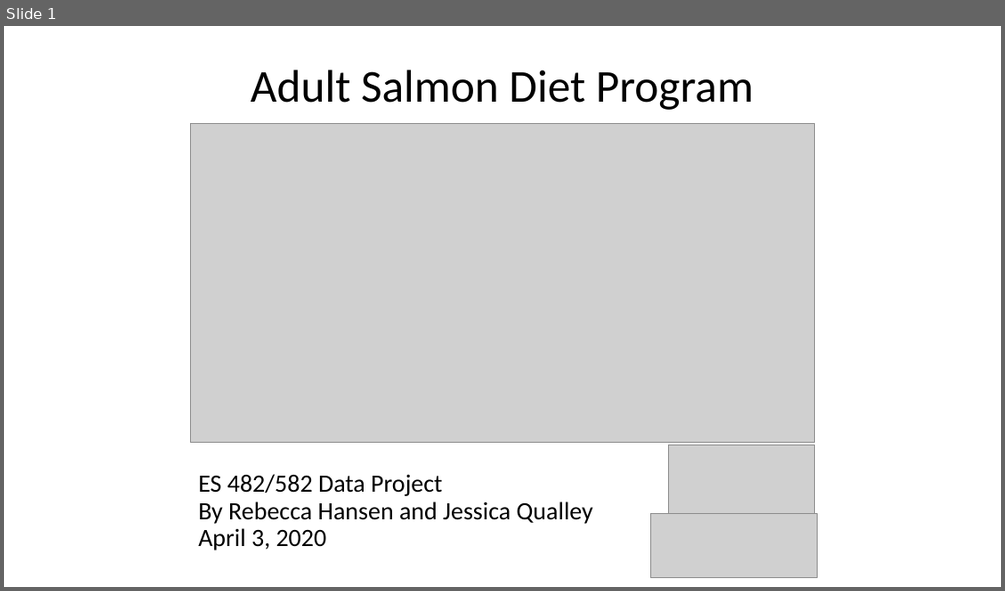
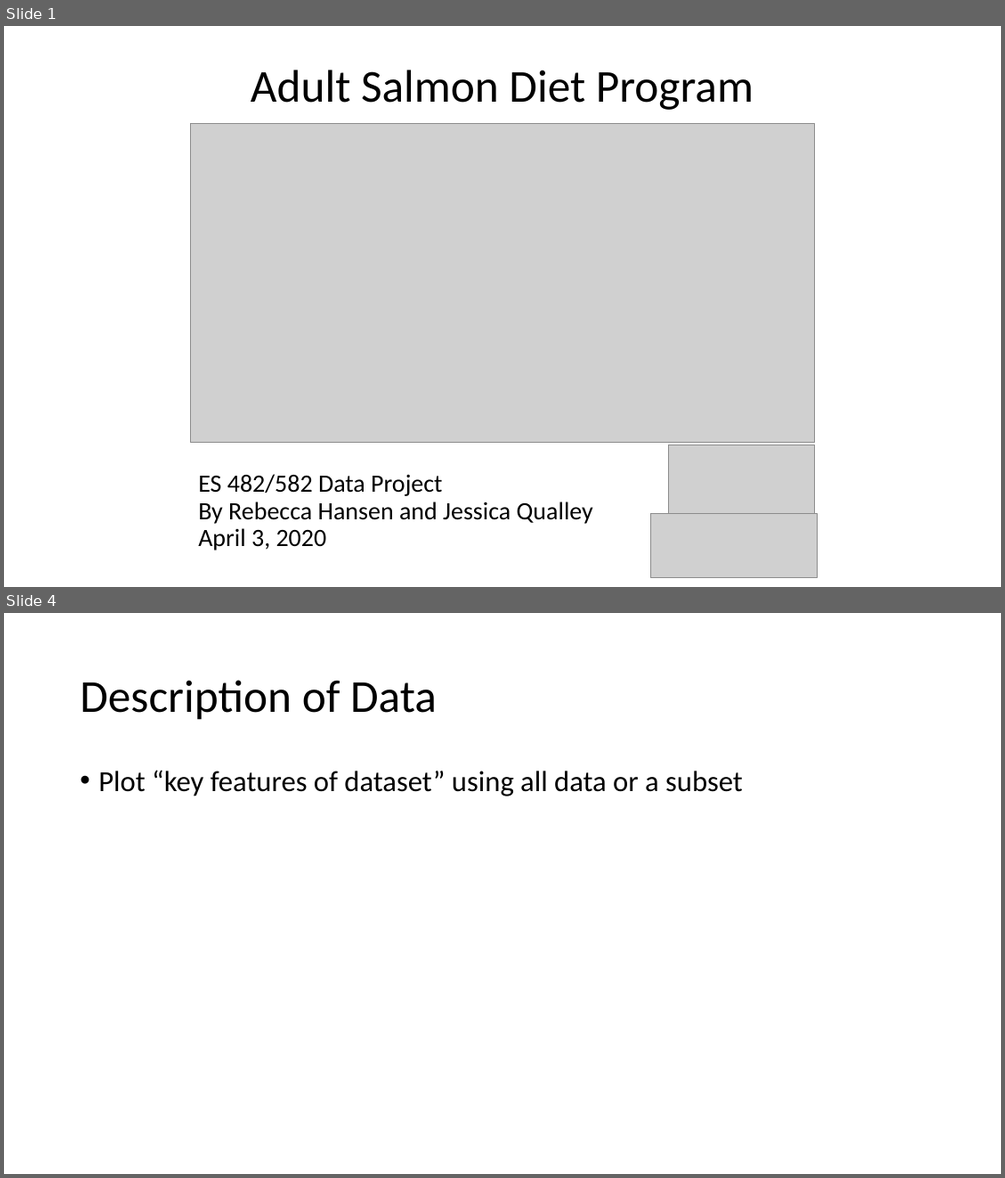
Before and after one commit to rghansen/ES482, a slide deck: ES data project presentation_salmon diet.pptx. Shown one above the other, each under a label of ours: slide 1 before the commit, slides 1 and 4 after it; the slides between them are not shown. The pictures are 1005x591 and 1005x1178 pixels, drawn with LibreOffice and Linux fonts; fonts in the diff are those of the drawing; grey boxes stand for pictures. Boxes give left, top, right and bottom in pixels: in the first picture for what was removed or moved away, otherwise in the second. Text is boxed around its words. In the diff, an @@ line names an element or a change of style, - is before the commit and + after.

```diff
--- a/ES data project presentation_salmon diet.pptx
+++ b/ES data project presentation_salmon diet.pptx
@@ slide 4 added at bbox=[4, 613, 1001, 1174], background #FFFFFF @@
@@ title added at bbox=[80, 680, 437, 720], 44 pt, text #000000 @@
+Description of Data
@@ text added at bbox=[98, 770, 743, 796], 28 pt, text #000000 @@
+• Plot “key features of dataset” using all data or a subset
```
Also in this commit, not shown: 3 slides changed, 5 other slides added, 2 slides removed.
